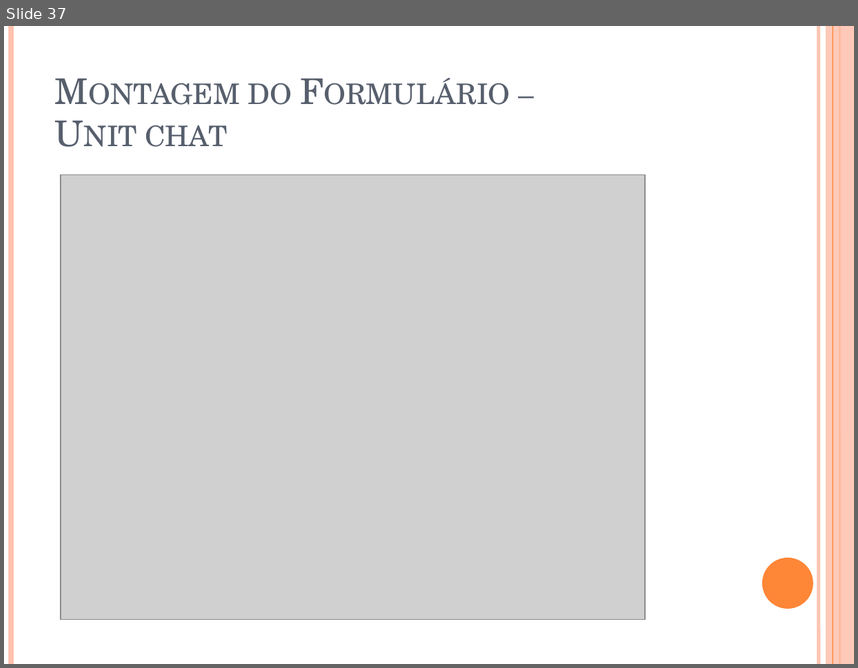
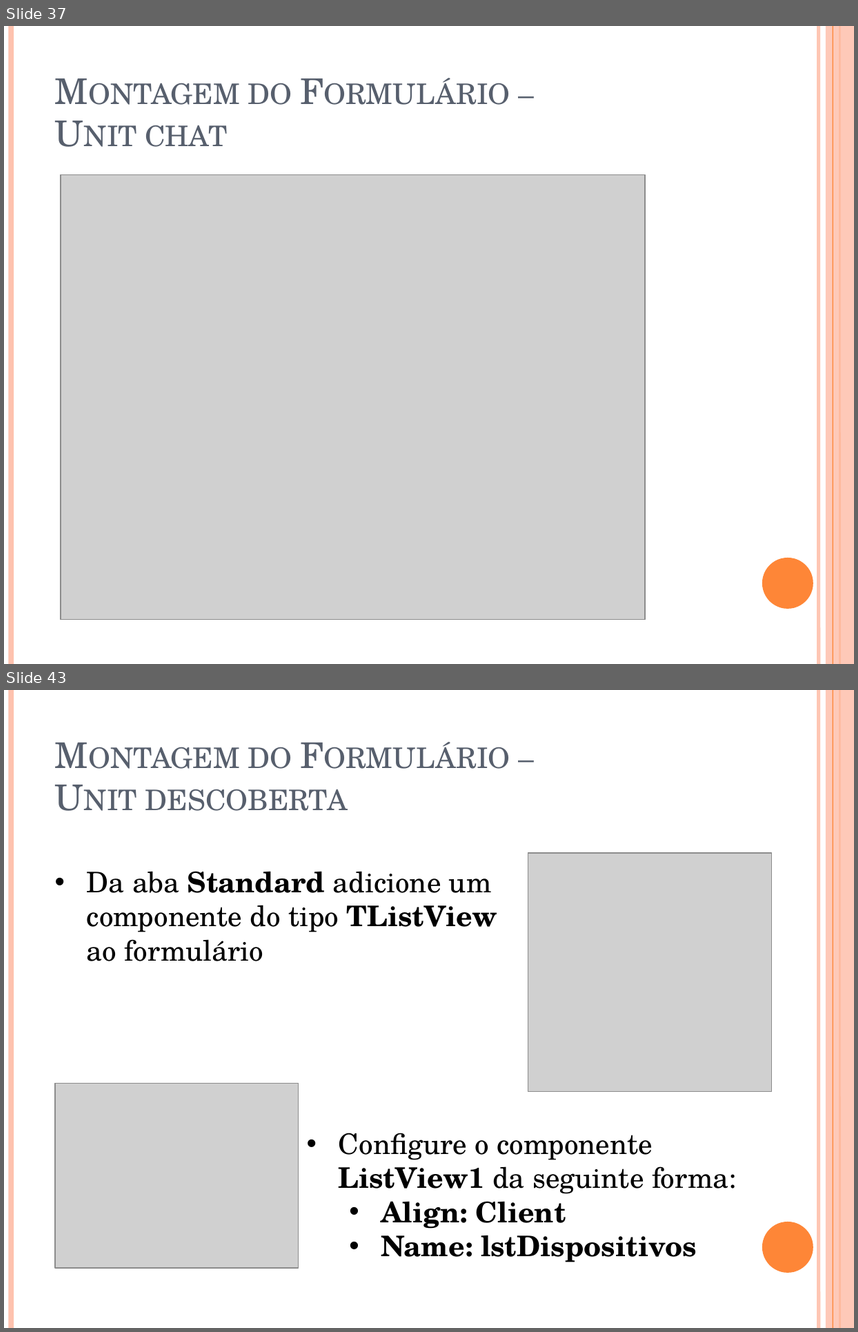
Before and after one commit to igorscandido/Conexao-Bluetooth-usando-Delphi, a slide deck: Stuff/Conexão Bluetooth usando Delphi.pptx. Shown one above the other, each under a label of ours: slide 37 before the commit, slides 37 and 43 after it; the slides between them are not shown. The pictures are 858x668 and 858x1332 pixels, drawn with LibreOffice and Linux fonts; fonts in the diff are those of the drawing; grey boxes stand for pictures. Boxes give left, top, right and bottom in pixels: in the first picture for what was removed or moved away, otherwise in the second. Text is boxed around its words. In the diff, an @@ line names an element or a change of style, - is before the commit and + after.

```diff
--- a/Stuff/Conexão Bluetooth usando Delphi.pptx
+++ b/Stuff/Conexão Bluetooth usando Delphi.pptx
@@ slide 43 added at bbox=[4, 690, 854, 1328], background #FFFFFF; not listed: 6 template elements that a slide beside it also shows @@
@@ title added at bbox=[145, 747, 348, 811], 30 pt, text #575F6D, small capitals @@
+Montagem do Formulário –
+Unit descoberta
@@ picture added at bbox=[528, 854, 771, 1092] @@
@@ text added at bbox=[87, 871, 497, 961], 24 pt, text #000000 @@
+• Da aba Standard adicione um componente do tipo TListView ao formulário
@@ picture added at bbox=[55, 1083, 298, 1268] @@
@@ text added at bbox=[339, 1132, 737, 1262], 24 pt, text #000000, bold @@
+• Configure o componente ListView1 da seguinte forma:
+  • Align: Client
+  • Name: lstDispositivos
```
Also in this commit, not shown: 21 other slides added, 1 other file.
